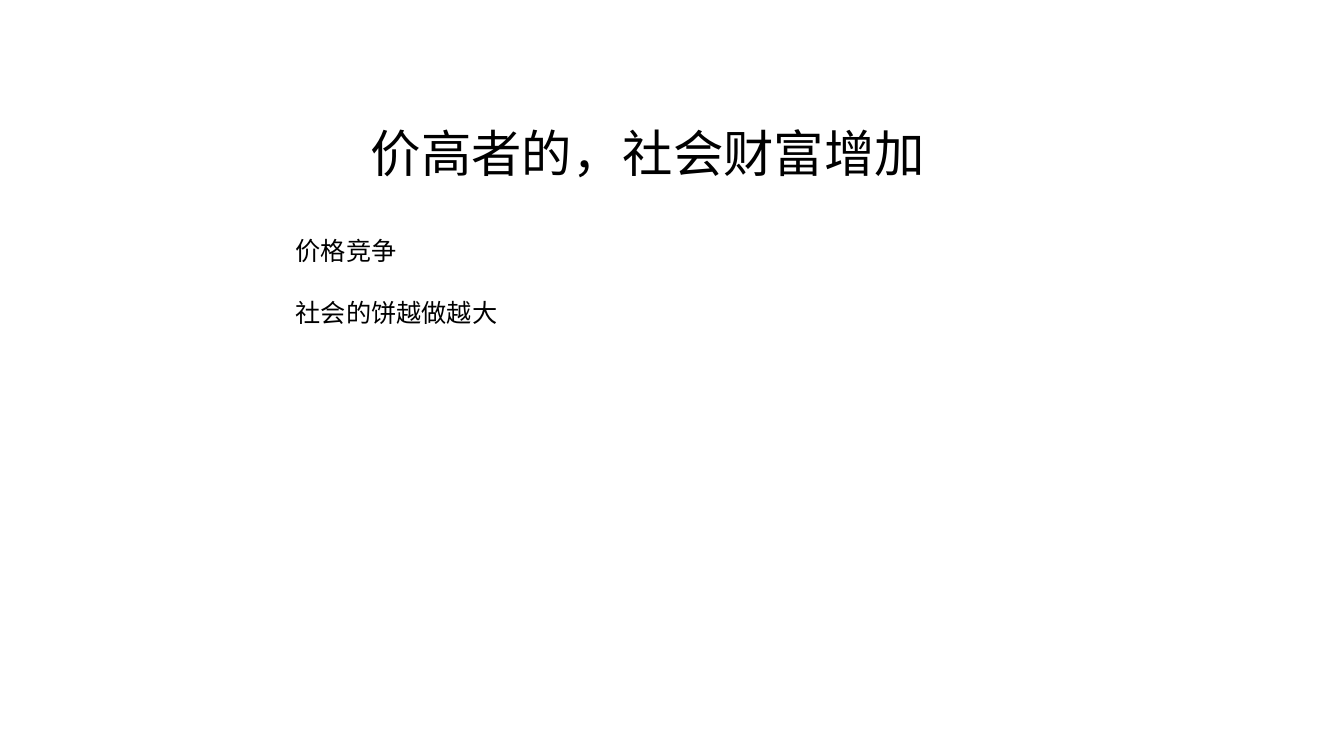
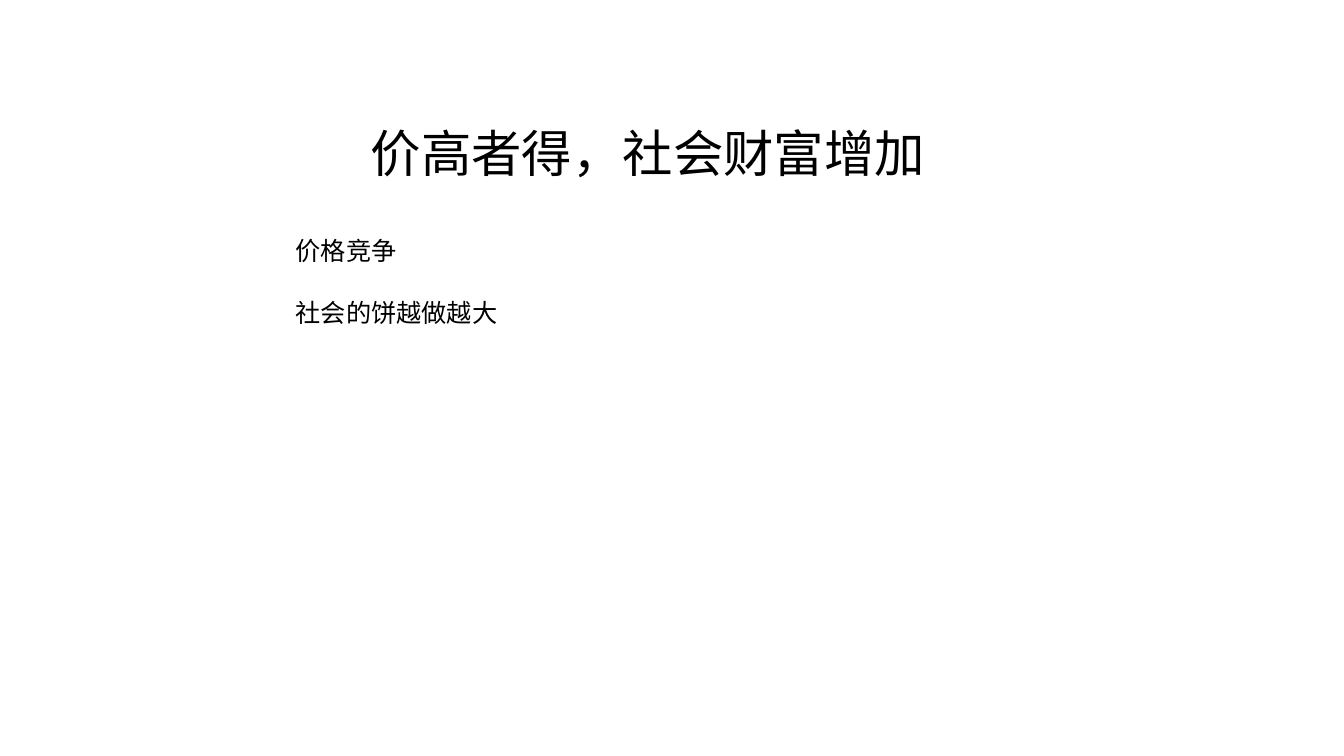
Before and after one commit to FredJiangFei/MyDocuments, a slide deck: slide 12 of 火车票/火车票.pptx (slide 11 before the commit). Drawn at 1344x756 pixels with LibreOffice and Linux fonts; fonts in the diff are those of the drawing. Boxes give left, top, right and bottom in pixels: in the first picture for what was removed or moved away, otherwise in the second. Text is boxed around its words. In the diff, an @@ line names an element or a change of style, - is before the commit and + after.

```diff
--- a/火车票/火车票.pptx
+++ b/火车票/火车票.pptx
@@ title at <box>371,129,925,177</box>: text changed @@
-价高者的，社会财富增加
+价高者得，社会财富增加
```
Also in this commit, not shown: 10 other slides changed, 18 slides added, 3 slides removed.
